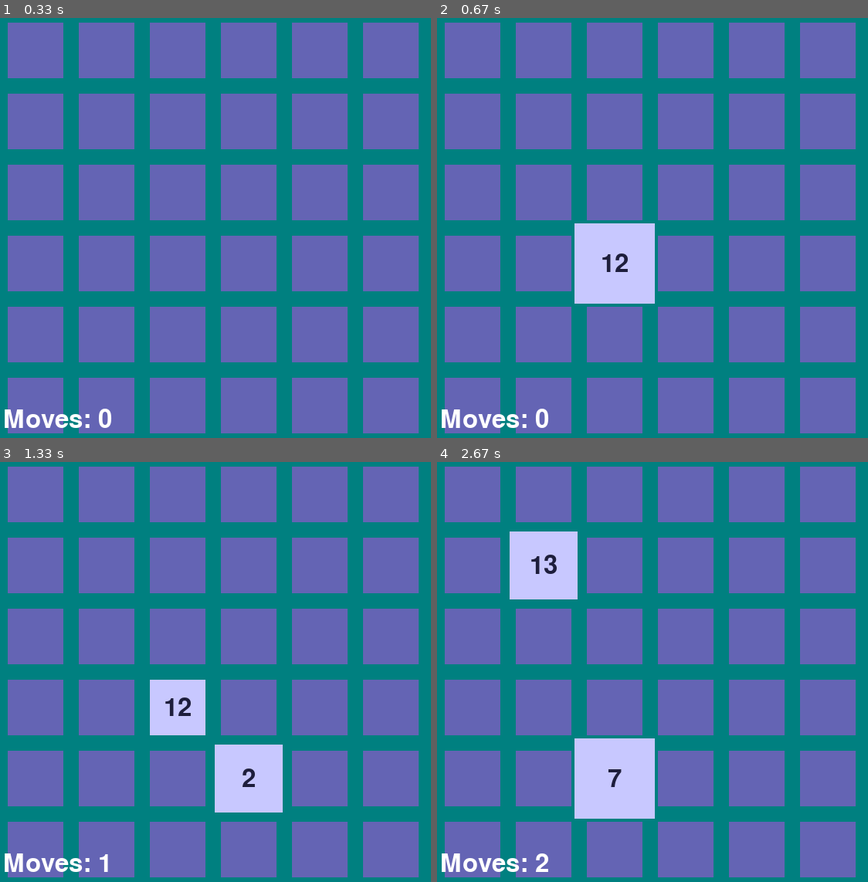
Above: before the commit, frames 1-4 (two rows, left to right).
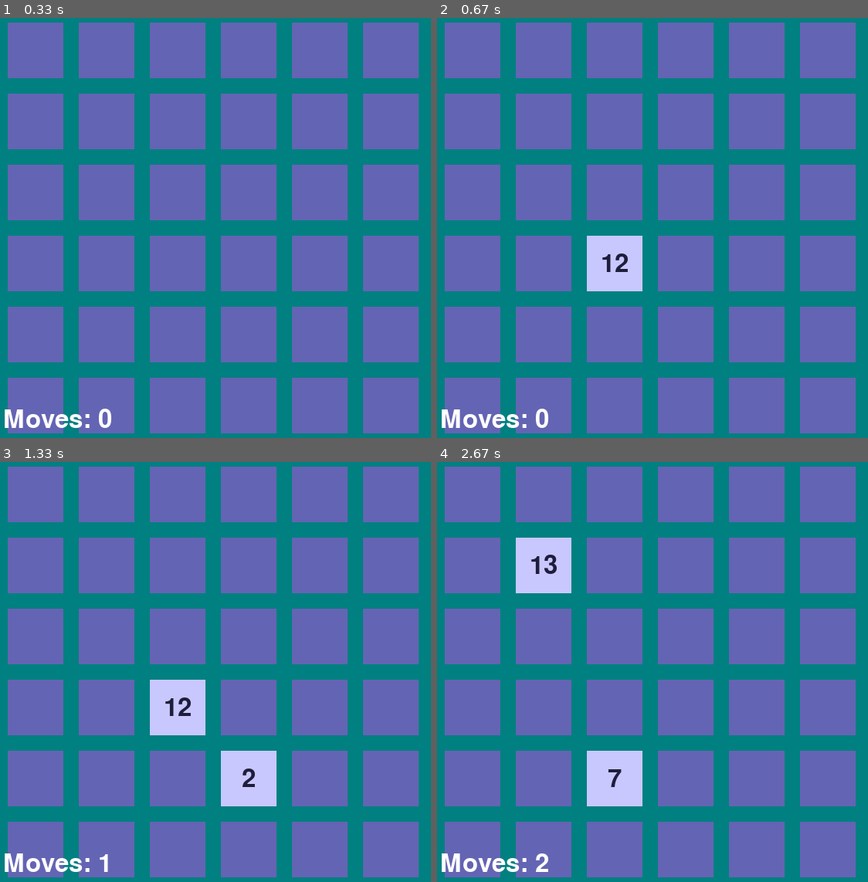
Above: after the commit, the same moments.

Repository: vijayasarvani6/memory-match-grid
Game: pygame game, started from import pygame.py
Same seed, same stepped clock (60 frames per second), same inputs: the game is played once before the commit and once after it.
Inputs (mouse positions are in pixels of both pictures, inside the frame that each line leads up to):
- Up to frame 1 (0.33 s): no input
- Up to frame 2 (0.67 s): click (635, 249) at 0.38 s
- Up to frame 3 (1.33 s): click (254, 768) at 0.72 s
- Up to frame 4 (2.67 s): click (549, 588) at 2.05 s; click (630, 785) at 2.38 s

Frame 1 is identical in both runs. In frame 2, 1.9% of the frame differs, in the area x 31-51%, y 48-69%; in frame 3, 0.8%; in frame 4, 2.7%, in the area x 16-51%, y 16-85%.

Commit message:
Update import pygame.py

Diff:
--- a/import pygame.py
+++ b/import pygame.py
@@ -16,13 +16,7 @@
 TEXT_COLOR = (30, 30, 60)
 MATCH_COLOR = (100, 255, 100)
 
-# Initialize pygame and mixer for sound
 pygame.init()
-pygame.mixer.init()  # Initialize the mixer for sound
-
-# Use pygame's built-in sound (a simple beep sound) when a card is flipped
-flip_sound = pygame.mixer.Sound(pygame.mixer.Sound("beep-07.wav"))
-
 screen = pygame.display.set_mode((WINDOW_SIZE, WINDOW_SIZE))
 pygame.display.set_caption("Memory Match Game")
 font = pygame.font.SysFont(None, 48)
@@ -40,36 +34,22 @@
         board.append(row)
     return board
 
-def draw_card(x, y, value, revealed, matched, flip_t):
+def draw_card(x, y, value, revealed, matched):
     rect = pygame.Rect(
         GAP + x * (CARD_SIZE + GAP),
         GAP + y * (CARD_SIZE + GAP),
         CARD_SIZE, CARD_SIZE
     )
-
-    # Bomb blast animation effect (expand then shrink)
-    if flip_t > 0:
-        scale_factor = 1 + 0.2 * (flip_t // 10)
-        new_size = int(CARD_SIZE * scale_factor)
-        new_rect = pygame.Rect(
-            GAP + x * (CARD_SIZE + GAP) - (new_size - CARD_SIZE) // 2,
-            GAP + y * (CARD_SIZE + GAP) - (new_size - CARD_SIZE) // 2,
-            new_size, new_size
-        )
-    else:
-        new_rect = rect
-
     if matched:
-        pygame.draw.rect(screen, MATCH_COLOR, new_rect)
+        pygame.draw.rect(screen, MATCH_COLOR, rect)
     elif revealed:
-        pygame.draw.rect(screen, CARD_COLOR, new_rect)
+        pygame.draw.rect(screen, CARD_COLOR, rect)
         text = font.render(str(value), True, TEXT_COLOR)
-        text_rect = text.get_rect(center=new_rect.center)
+        text_rect = text.get_rect(center=rect.center)
         screen.blit(text, text_rect)
     else:
-        pygame.draw.rect(screen, CARD_BACK, new_rect)
-
-    pygame.draw.rect(screen, BG_COLOR, new_rect, 4)
+        pygame.draw.rect(screen, CARD_BACK, rect)
+    pygame.draw.rect(screen, BG_COLOR, rect, 4)
 
 def main():
     board = generate_board(GRID_SIZE)
@@ -80,7 +60,6 @@
     waiting = False
     wait_start = 0
     moves = 0
-    flip_timer = [[0]*GRID_SIZE for _ in range(GRID_SIZE)]  # Timer for bomb effect
 
     running = True
     while running:
@@ -88,7 +67,7 @@
 
         for y in range(GRID_SIZE):
             for x in range(GRID_SIZE):
-                draw_card(x, y, board[y][x], revealed[y][x], matched[y][x], flip_timer[y][x])
+                draw_card(x, y, board[y][x], revealed[y][x], matched[y][x])
 
         # Draw moves
         moves_text = font.render(f"Moves: {moves}", True, (255, 255, 255))
@@ -114,13 +93,9 @@
                             if not first:
                                 first = (x, y)
                                 revealed[y][x] = True
-                                flip_sound.play()  # Play flip sound
-                                flip_timer[first[1]][first[0]] = 30  # Trigger bomb effect
                             elif not second and (x, y) != first:
                                 second = (x, y)
                                 revealed[y][x] = True
-                                flip_sound.play()  # Play flip sound
-                                flip_timer[second[1]][second[0]] = 30  # Trigger bomb effect
                                 moves += 1
                                 # Check for match
                                 if board[y][x] == board[first[1]][first[0]]:
@@ -131,7 +106,7 @@
                                 else:
                                     waiting = True
                                     wait_start = pygame.time.get_ticks()
-                                    break
+                            break
 
         # Handle delay for mismatched cards
         if waiting and pygame.time.get_ticks() - wait_start > 1000:
@@ -140,12 +115,6 @@
             first = None
             second = None
             waiting = False
-
-        # Decrease bomb effect timer
-        for y in range(GRID_SIZE):
-            for x in range(GRID_SIZE):
-                if flip_timer[y][x] > 0:
-                    flip_timer[y][x] -= 1
 
         # Check for win
         if all(all(row) for row in matched):
